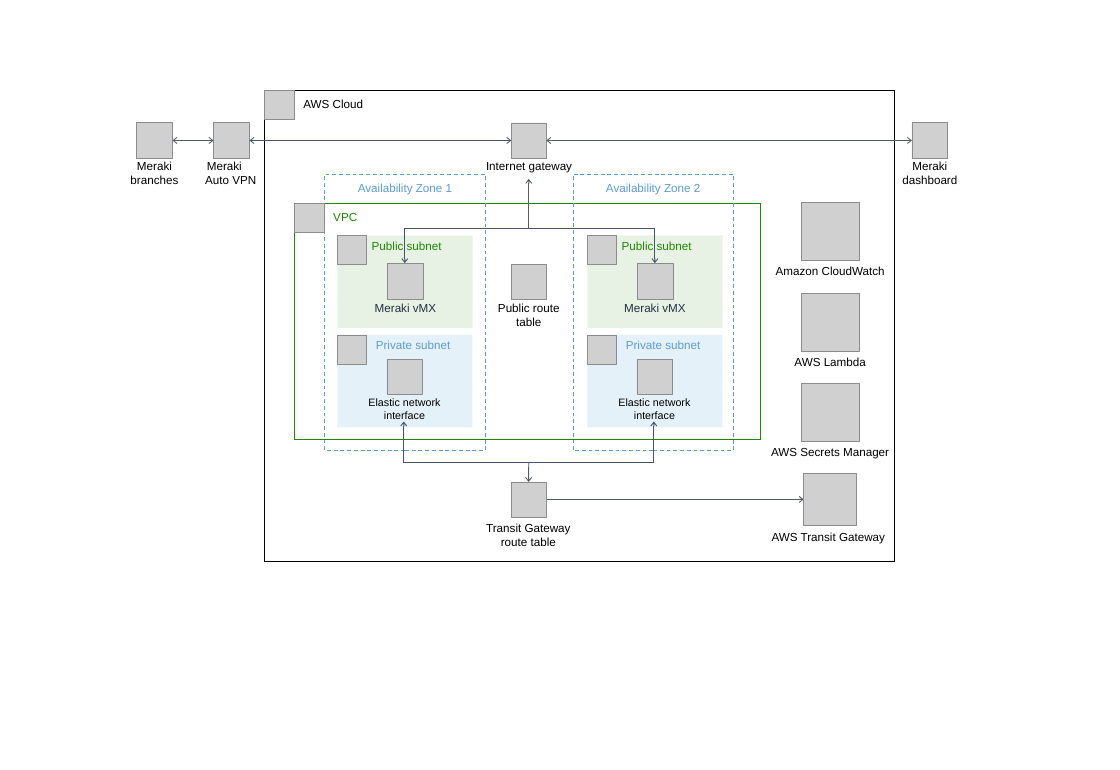
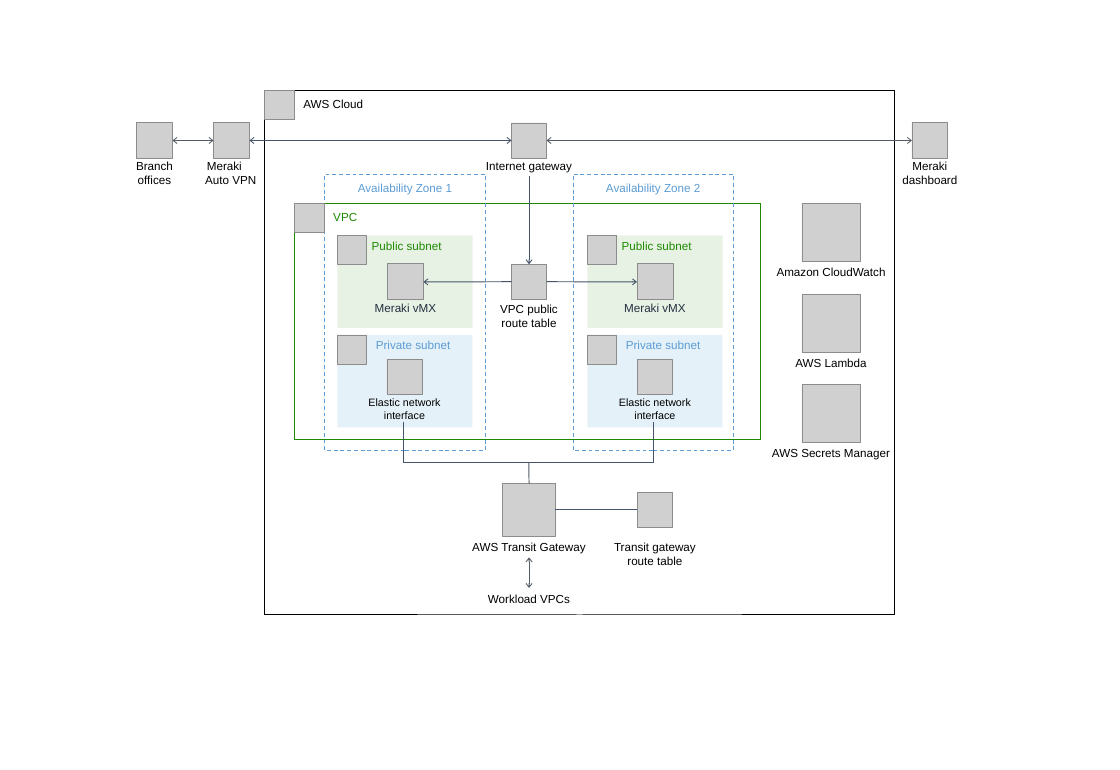
Before and after one commit to aws-quickstart/quickstart-cisco-meraki-sd-wan-vmx, a slide deck: slide 2 of docs/images/cisco-meraki-sd-wan-vmx-architecture-diagram.pptx (slide 3 before the commit). Drawn at 1120x770 pixels with LibreOffice and Linux fonts; fonts in the diff are those of the drawing; grey boxes stand for pictures. Boxes give left, top, right and bottom in pixels: in the first picture for what was removed or moved away, otherwise in the second. Text is boxed around its words. In the diff, an @@ line names an element or a change of style, - is before the commit and + after.

```diff
--- a/docs/images/cisco-meraki-sd-wan-vmx-architecture-diagram.pptx
+++ b/docs/images/cisco-meraki-sd-wan-vmx-architecture-diagram.pptx
@@ rectangle "AWS Cloud": place and size @@
-rectangle "AWS Cloud" at <box>265,90,894,562</box>
+rectangle "AWS Cloud" at <box>265,90,894,615</box>
@@ text at <box>136,161,173,184</box>: text changed @@
-Meraki branches
+Branch offices
@@ arrow moved from (528, 228) - (528, 179) to (529, 264) - (529, 176) @@
@@ arrow (529, 264) - (529, 176): stroke #545B64 1 pt to #44546A 1 pt; arrowheads changed @@
@@ freeform shape removed at <box>405,228,655,263</box> @@
@@ arrow added from (512, 281) to (424, 282), #44546A 1 pt @@
@@ arrow added from (547, 281) to (637, 282), #44546A 1 pt @@
@@ text at <box>500,304,557,327</box>: text changed @@
-Public route table
+VPC public route table
@@ arrow (528, 463) - (529, 484): arrow to line @@
@@ picture: place and size @@
-picture at <box>804,473,856,526</box>
+picture at <box>503,484,555,536</box>
@@ arrow removed from (546, 499) to (804, 499) @@
@@ picture: place and size @@
-picture at <box>511,482,546,517</box>
+picture at <box>638,492,673,527</box>
@@ text "AWS Transit Gateway": place and size @@
-text "AWS Transit Gateway" at <box>772,532,885,544</box>
+text "AWS Transit Gateway" at <box>472,542,586,554</box>
@@ line added from (555, 510) to (638, 510), #44546A 1 pt @@
@@ double arrow added from (529, 557) to (529, 588), #545B64 1 pt @@
@@ text at <box>614,542,695,565</box>: text changed @@
-Transit Gateway route table
+Transit gateway route table
@@ text added at <box>488,594,570,603</box>, 12 pt, text #000000 @@
+Workload VPCs
```
Also in this commit, not shown: 1 other slide changed, 2 slides removed, 3 other files.
